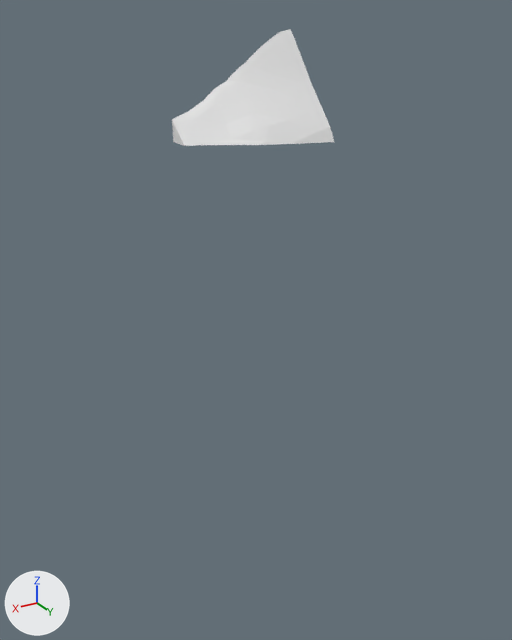
Two versions of the glTF model assets/terrain/surface_pieces/surf_8_1.glb, one commit apart.
One viewpoint serves both versions: a 50 mm camera at (-54.1, 124.0, -20.8) aimed at (-67.7, 101.3, -32.1). Every picture has the same lights, and +X, +Y and +Z are marked at lower left. The first picture is the older version. Where no turn or scale is listed for an object, it has been applied to the vertices.

In view in the first picture: 'geometry_0'.
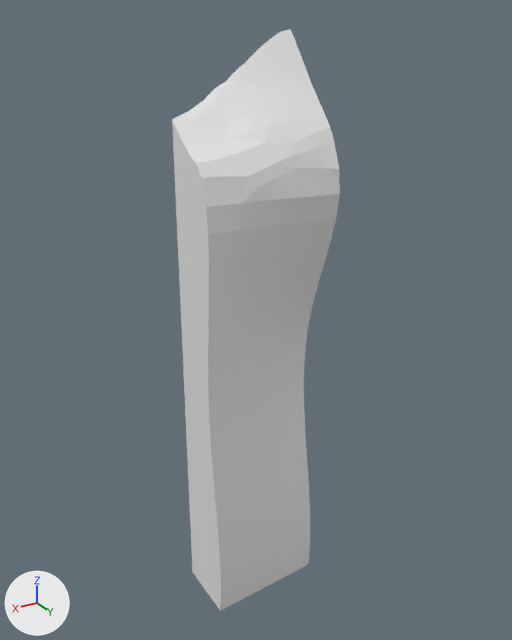
Changed parts and their boxes [x1, y1, x2, y2] in the pictures (512 x 640 px):
'geometry_0', reshaped (394% taller)
    before: [172, 29, 334, 146]
    after: [172, 29, 340, 611]
part 1 of me_geometry_0, built on
    before: [173, 139, 334, 146]
    after: [173, 139, 340, 611]

The change in detail:
me_geometry_0 is used by ob_geometry_0; location (0.0, 0.0, 0.0).
me_geometry_0 had 85 vertices, 166 faces and spanned x -70.0..-65.0, y 100.0..103.01, z -25.0..-21.26.
me_geometry_0 now has 304 vertices, 604 faces and spans x -70.0..-65.0, y 100.0..103.48, z -45.0..-21.26.
Part 1, on me_geometry_0:
15 vertices are removed from x -70.0..-65.0, y 100.0..103.01, z -25.0.
76 faces are deleted.
2 vertices move from x -67.65..-65.0, y 100.95..102.27, z -25.0 to x -68.09..-65.0, y 101.24..102.74, z -25.45..-25.2.
224 vertices are added at x -70.0..-65.0, y 100.0..103.48, z -45.0..-25.08.
5 new vertices lie (1.0, 0.14, 0.0) away from vertices in x -68.46..-66.46, y 101.91..102.03, z -37.85..-33.8.
5 new vertices lie (0.46, 0.06, 0.0) away from vertices in x -65.46, y 102.17..102.27, z -36.84..-32.8.
514 new faces join them.
